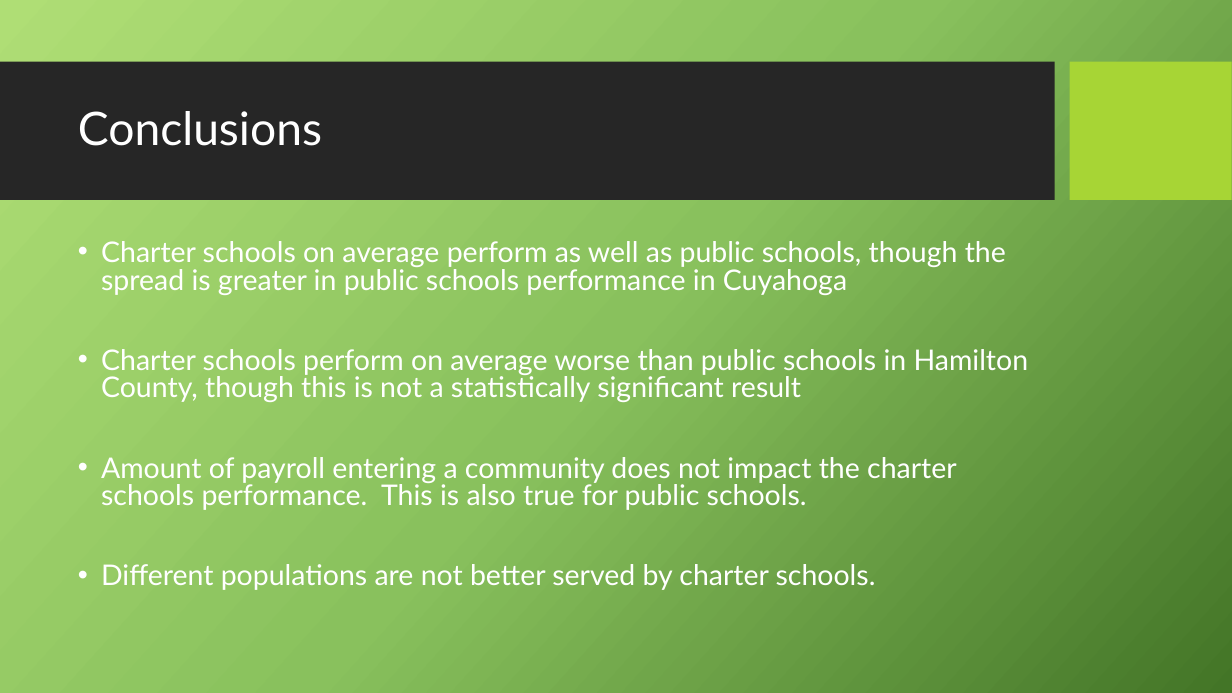
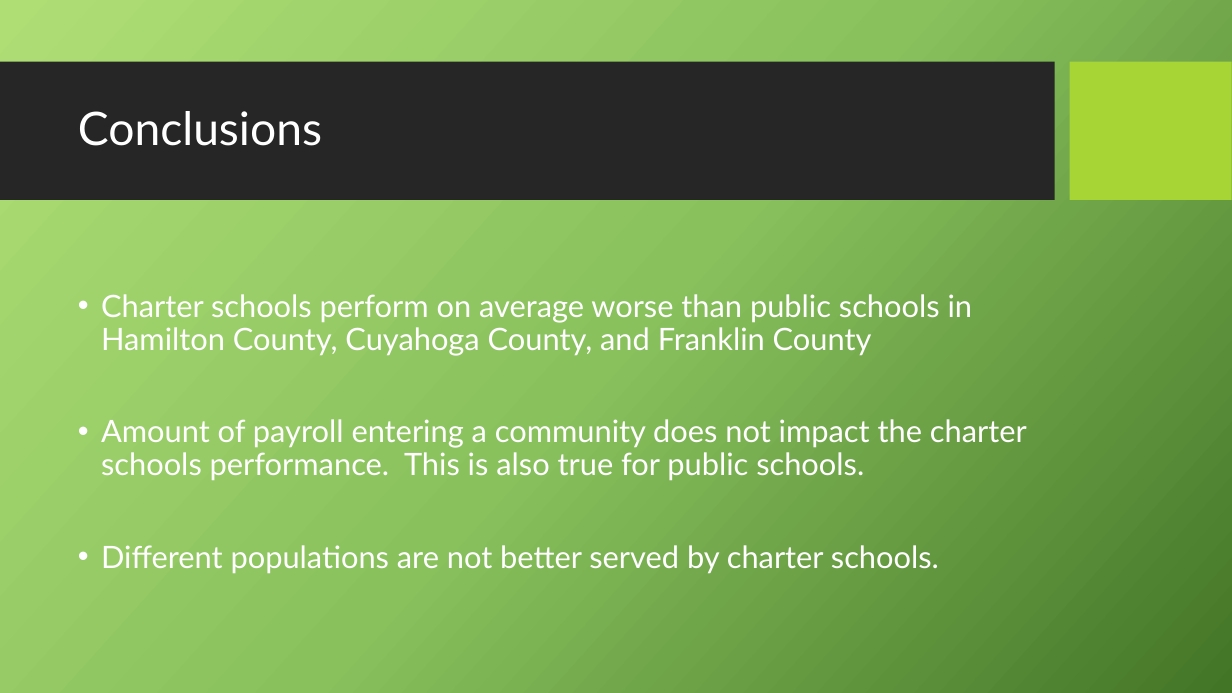
Before and after one commit to Teddi009x/Team_Scholastic_Crush, a slide deck: slide 15 of TeamScholasticCrush.pptx. Drawn at 1232x693 pixels with LibreOffice and Linux fonts; fonts in the diff are those of the drawing; background and template pictures are left out. Boxes give left, top, right and bottom in pixels: in the first picture for what was removed or moved away, otherwise in the second. Text is boxed around its words. In the diff, an @@ line names an element or a change of style, - is before the commit and + after.

Commit message:
more edits to powerpoint

```diff
--- a/TeamScholasticCrush.pptx
+++ b/TeamScholasticCrush.pptx
@@ text at (x1=101, y1=294, x2=973, y2=356): text changed; size 22.2 to 24 pt @@
-• Charter schools on average perform as well as public schools, though the spread is greater in public schools performance in Cuyahoga
-• Charter schools perform on average worse than public schools in Hamilton County, though this is not a statistically significant result
+• Charter schools perform on average worse than public schools in Hamilton County, Cuyahoga County, and Franklin County
@@ text at (x1=101, y1=419, x2=1027, y2=574): size 22.2 to 24 pt in "Amount of payroll entering a community does ...", "Different populations are not better served by ..."; line spacing 0.8 to 0.9 @@
```
